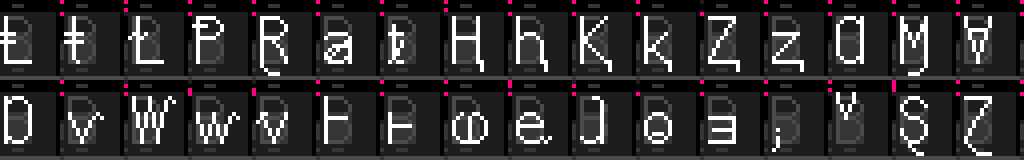
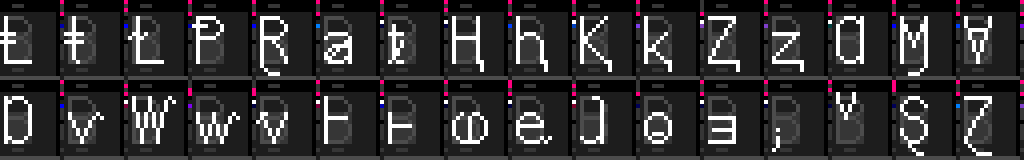
Comparing the layer stacks of the two (1024, 160) images. Changes:
added layer "Layer 2" above "Layer 1" over (x1=60, y1=0, x2=1024, y2=108)
added layer "Layer 1" above "Background" over (x1=60, y1=20, x2=960, y2=124)
added layer "Background" over (x1=60, y1=0, x2=1024, y2=160)
